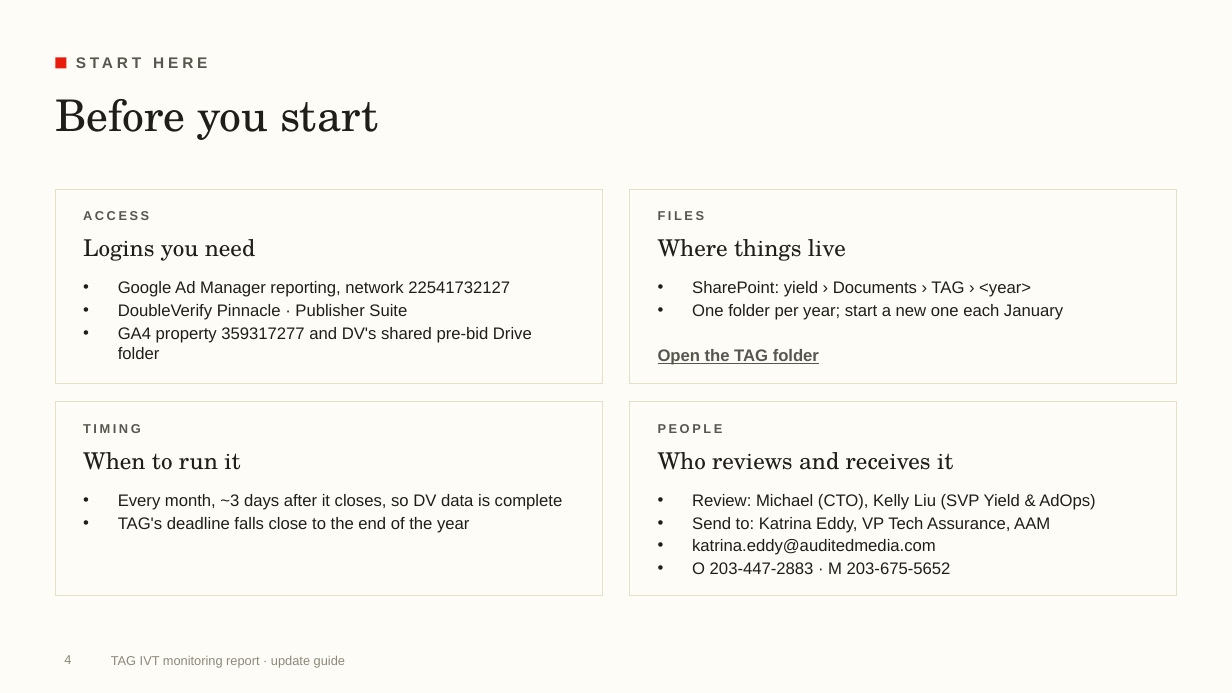
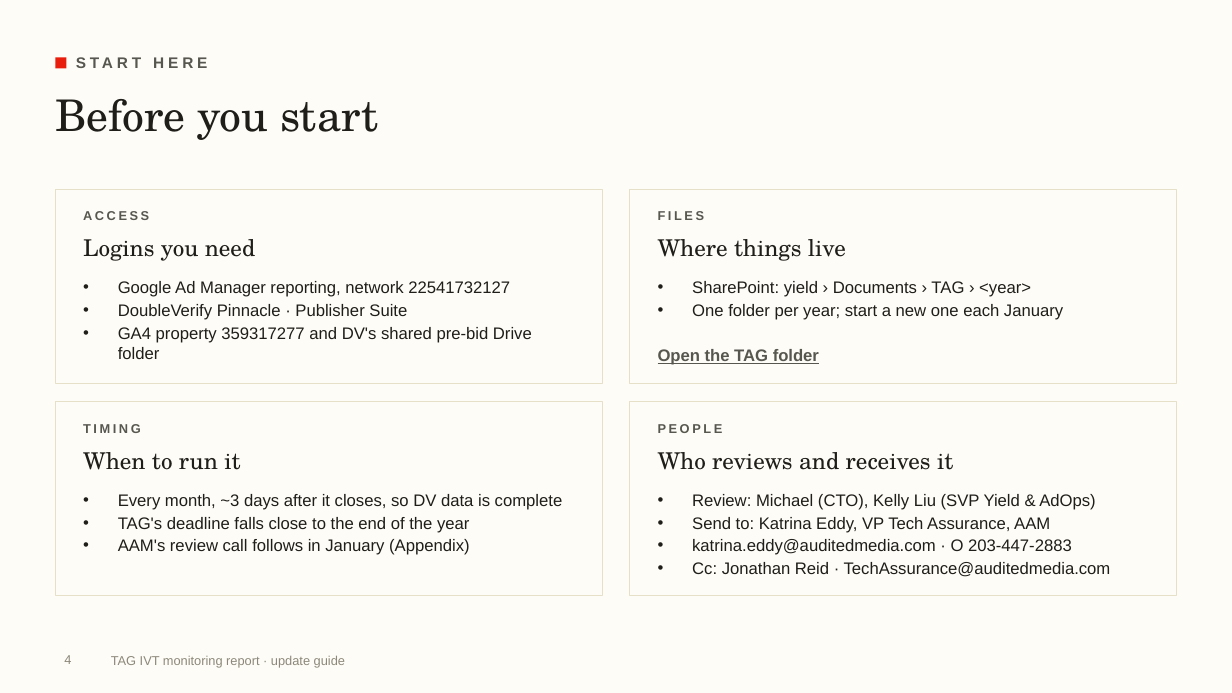
Before and after one commit to rogerhirano-nw/yield-dashboard, a slide deck: slide 4 of docs/TAG_IVT_Report_Update_Guide.pptx. Drawn at 1232x693 pixels with LibreOffice and Linux fonts; fonts in the diff are those of the drawing; background and template pictures are left out. Boxes give left, top, right and bottom in pixels: in the first picture for what was removed or moved away, otherwise in the second. Text is boxed around its words. In the diff, an @@ line names an element or a change of style, - is before the commit and + after.

```diff
--- a/docs/TAG_IVT_Report_Update_Guide.pptx
+++ b/docs/TAG_IVT_Report_Update_Guide.pptx
@@ text at <box>118,539,470,555</box>: paragraph added @@
+• AAM's review call follows in January (Appendix)
@@ text at <box>692,539,1111,577</box>: text changed @@
-• katrina.eddy@auditedmedia.com
-• O 203-447-2883 · M 203-675-5652
+• katrina.eddy@auditedmedia.com · O 203-447-2883
+• Cc: Jonathan Reid · TechAssurance@auditedmedia.com
```
Also in this commit, not shown: 2 other slides changed, 2 slides added, 3 other files.
